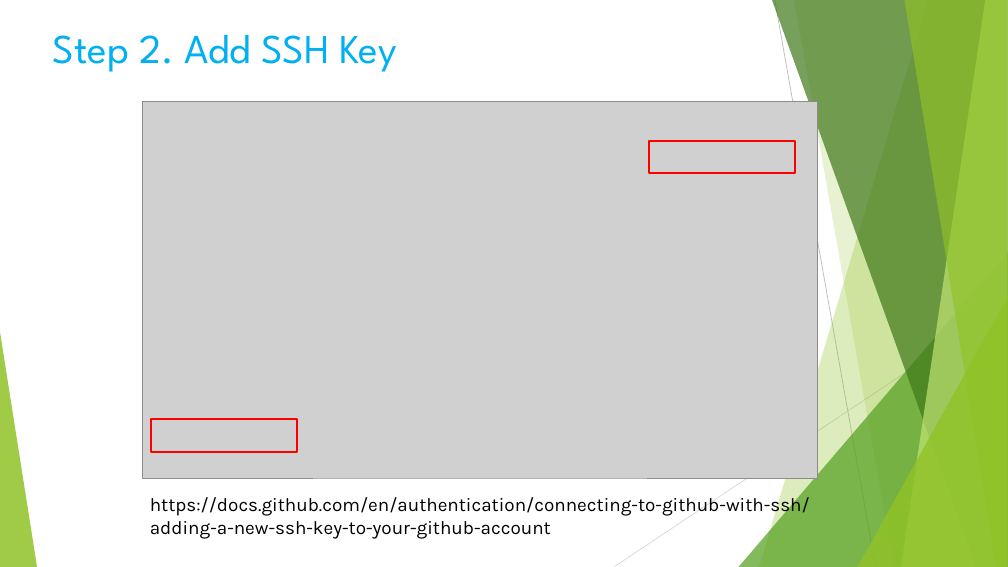
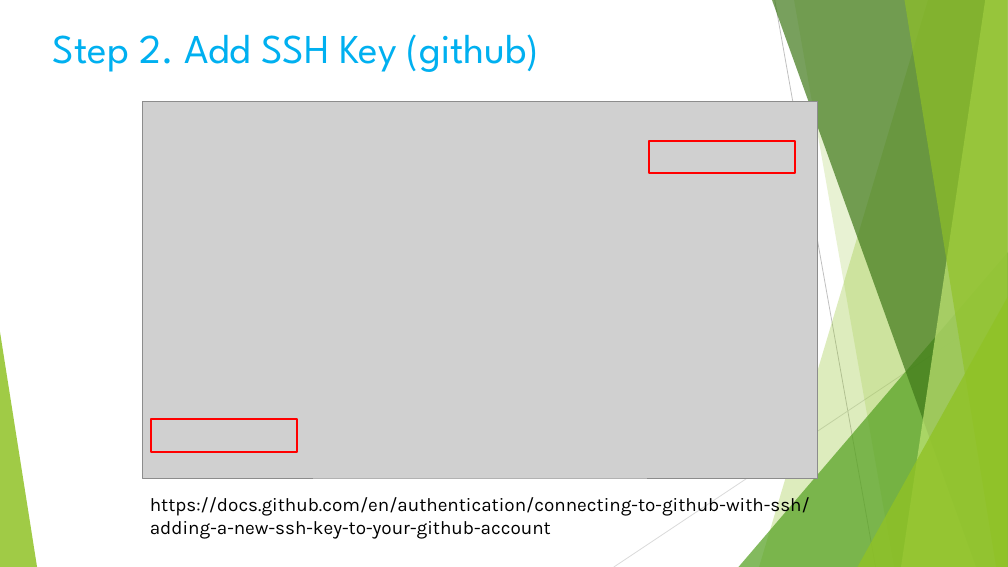
Before and after one commit to lin-chen-DLA/lin-chen-DLA.github.io, a slide deck: slide 5 of Volunteer/Programming/HTML_8.pptx (slide 6 before the commit). Drawn at 1008x567 pixels with LibreOffice and Linux fonts; fonts in the diff are those of the drawing; grey boxes stand for pictures. Boxes give left, top, right and bottom in pixels: in the first picture for what was removed or moved away, otherwise in the second. Text is boxed around its words. In the diff, an @@ line names an element or a change of style, - is before the commit and + after.

```diff
--- a/Volunteer/Programming/HTML_8.pptx
+++ b/Volunteer/Programming/HTML_8.pptx
@@ text at [53, 34, 539, 72]: text changed @@
-Step 2. Add SSH Key
+Step 2. Add SSH Key (github)
```
Also in this commit, not shown: 5 other slides changed, 2 other files.
